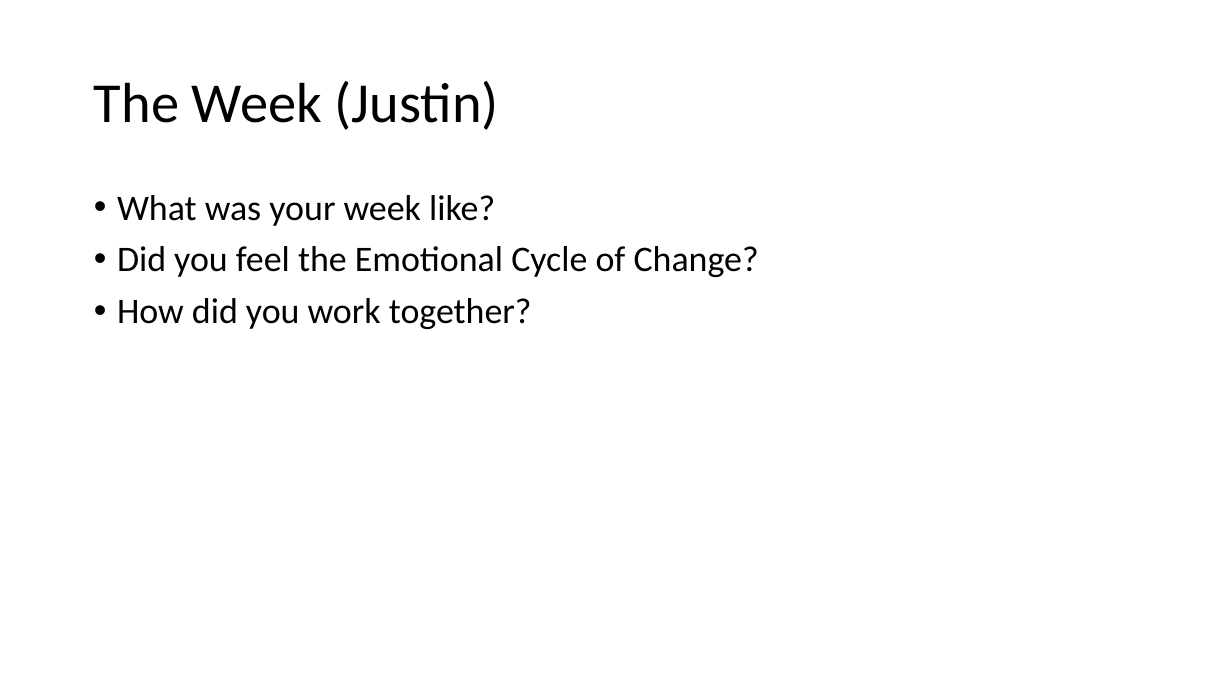
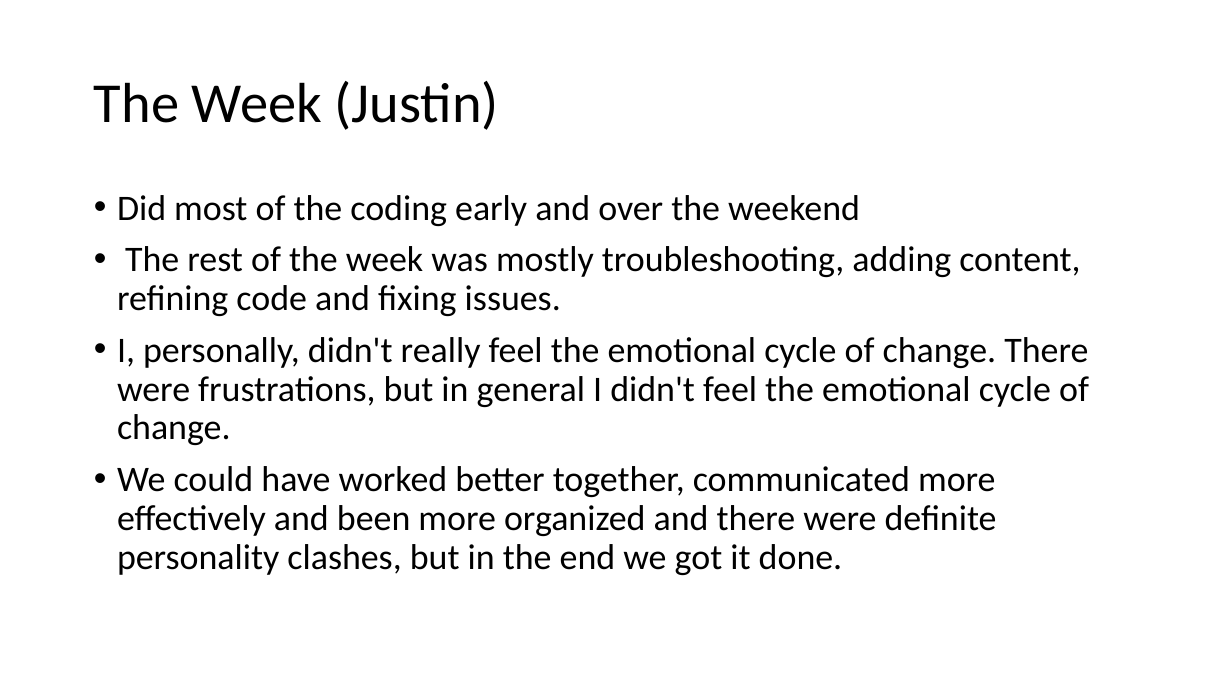
Before and after one commit to fanelenan7/project3, a slide deck: slide 5 of Group_presentation.pptx. Drawn at 1232x693 pixels with LibreOffice and Linux fonts; fonts in the diff are those of the drawing. Boxes give left, top, right and bottom in pixels: in the first picture for what was removed or moved away, otherwise in the second. Text is boxed around its words. In the diff, an @@ line names an element or a change of style, - is before the commit and + after.

Commit message:
added ppt content

```diff
--- a/Group_presentation.pptx
+++ b/Group_presentation.pptx
@@ text at <box>117,195,1089,575</box>: text changed @@
-• What was your week like?
-• Did you feel the Emotional Cycle of Change?
-• How did you work together?
+• Did most of the coding early and over the weekend
+• The rest of the week was mostly troubleshooting, adding content, refining code and fixing issues.
+• I, personally, didn't really feel the emotional cycle of change. There were frustrations, but in general I didn't feel the emotional cycle of change.
+• We could have worked better together, communicated more effectively and been more organized and there were definite personality clashes, but in the end we got it done.
```
Also in this commit, not shown: 3 other slides changed, 1 slide added, 1 slide removed, 1 other file.
